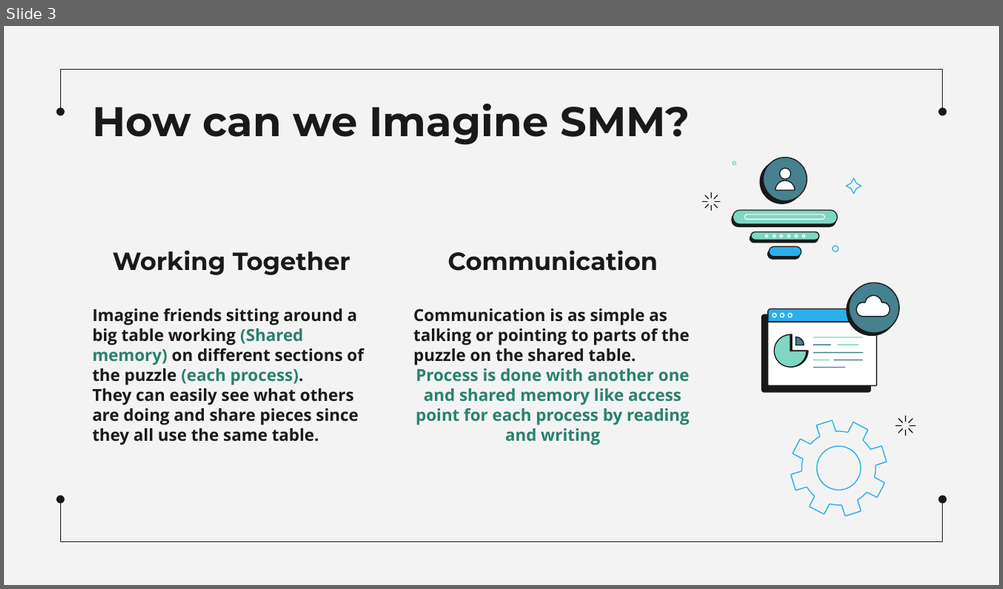
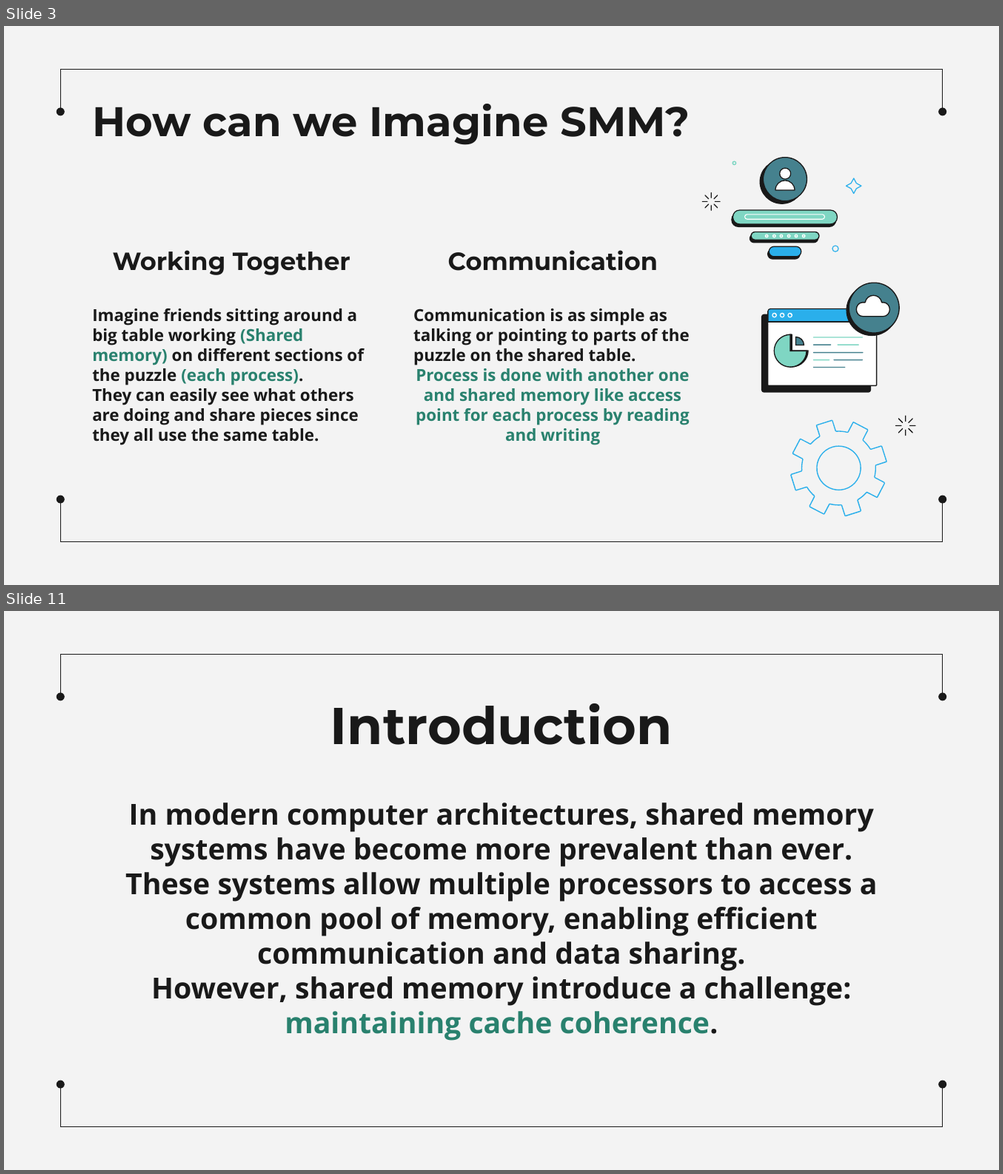
Before and after one commit to MahmoudEssam707/Operating-System, a slide deck: Presentaion on Shared Memory Machines/Sharing Memory Machines.pptx. Shown one above the other, each under a label of ours: slide 3 before the commit, slides 3 and 11 after it; the slides between them are not shown. The pictures are 1003x589 and 1003x1174 pixels, drawn with LibreOffice and Linux fonts; fonts in the diff are those of the drawing. Boxes give left, top, right and bottom in pixels: in the first picture for what was removed or moved away, otherwise in the second. Text is boxed around its words. In the diff, an @@ line names an element or a change of style, - is before the commit and + after.

```diff
--- a/Presentaion on Shared Memory Machines/Sharing Memory Machines.pptx
+++ b/Presentaion on Shared Memory Machines/Sharing Memory Machines.pptx
@@ slide 11 added at <box>4,611,999,1170</box>, background #F3F3F3; not listed: 6 template elements that a slide beside it also shows @@
@@ title added at <box>330,703,671,745</box>, 37.5 pt, text #191919, bold @@
+Introduction
@@ text added at <box>125,803,877,1041</box>, 21 pt, text #191919, bold @@
+In modern computer architectures, shared memory systems have become more prevalent than ever. These systems allow multiple processors to access a common pool of memory, enabling efficient communication and data sharing.
+However, shared memory introduce a challenge: maintaining cache coherence.
```
Also in this commit, not shown: 4 slides changed, 9 other slides added, 1 slide removed.
